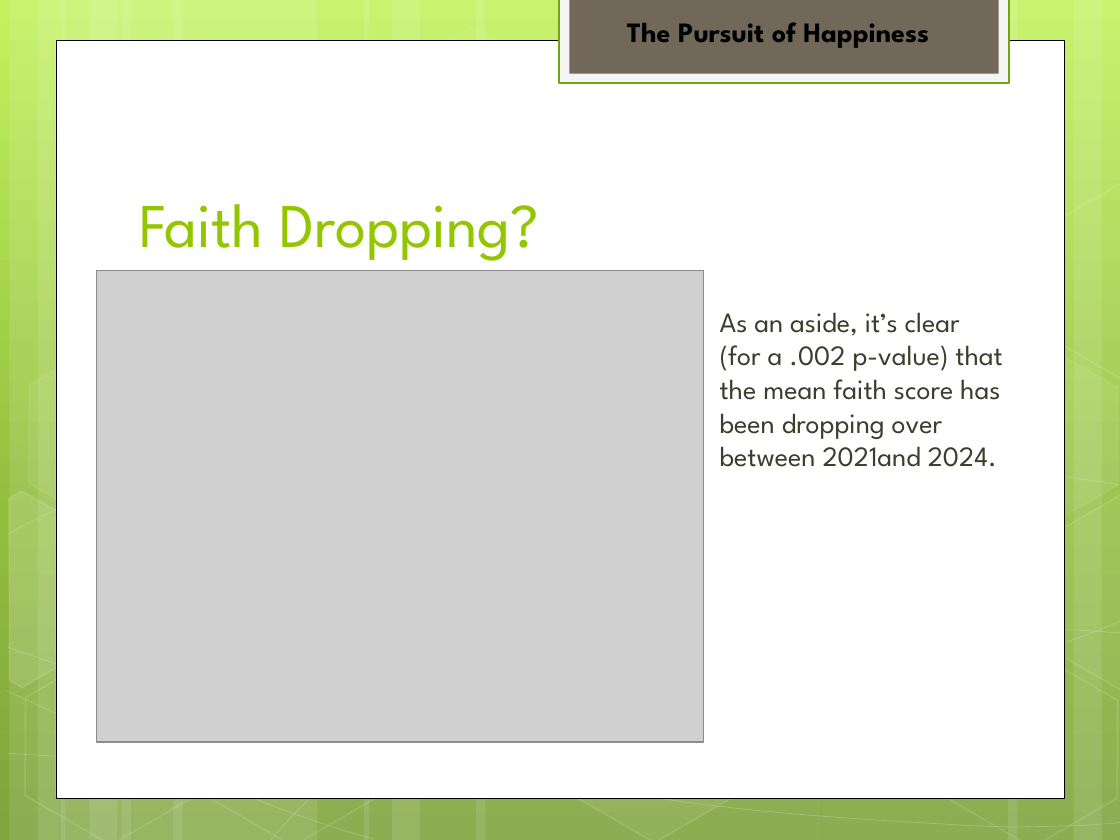
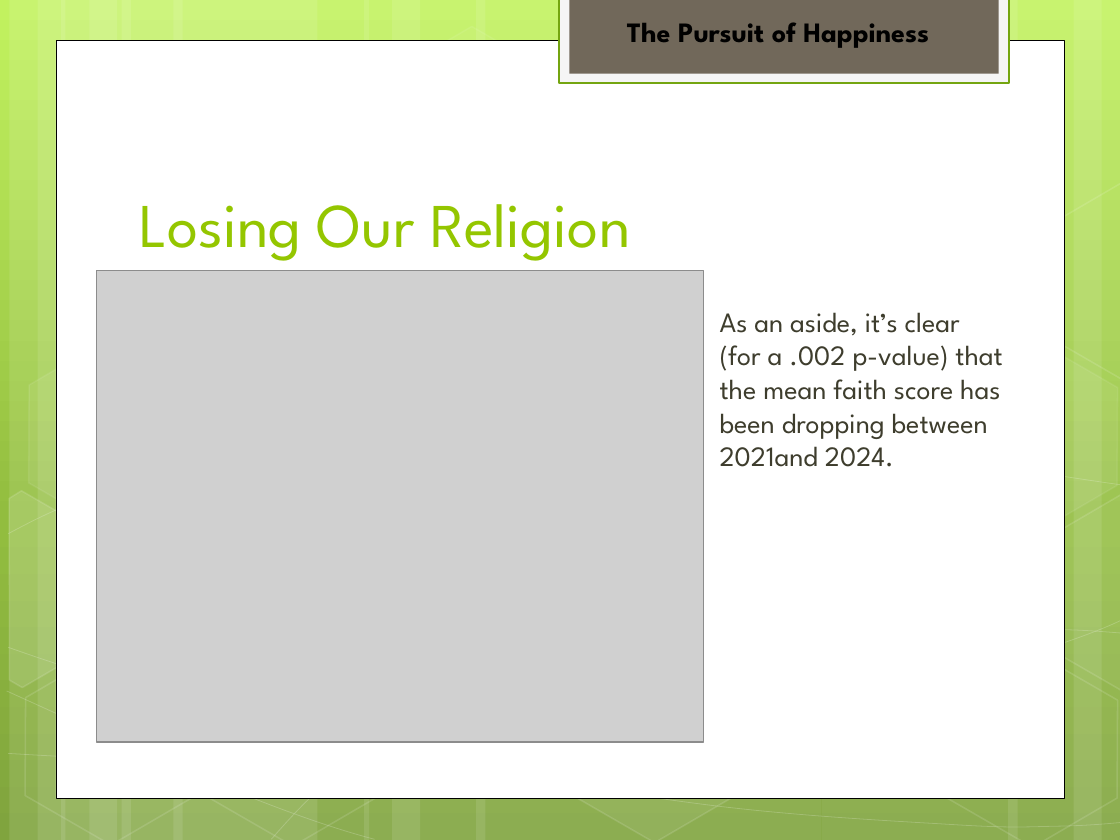
Before and after one commit to jeffbaronp3/BARON_DSC530_TermProject, a slide deck: slide 18 of The Pursuit of Happiness.pptx (slide 16 before the commit). Drawn at 1120x840 pixels with LibreOffice and Linux fonts; fonts in the diff are those of the drawing; grey boxes stand for pictures. Boxes give left, top, right and bottom in pixels: in the first picture for what was removed or moved away, otherwise in the second. Text is boxed around its words. In the diff, an @@ line names an element or a change of style, - is before the commit and + after.

```diff
--- a/The Pursuit of Happiness.pptx
+++ b/The Pursuit of Happiness.pptx
@@ title at (139,204,630,261): text changed @@
-Faith Dropping?
+Losing Our Religion
@@ text at (720,312,1002,467): text changed @@
-As an aside, it’s clear (for a .002 p-value) that the mean faith score has been dropping over between 2021and 2024.
+As an aside, it’s clear (for a .002 p-value) that the mean faith score has been dropping between 2021and 2024.
```
Also in this commit, not shown: 10 other slides changed, 3 slides added, 4 other files.
